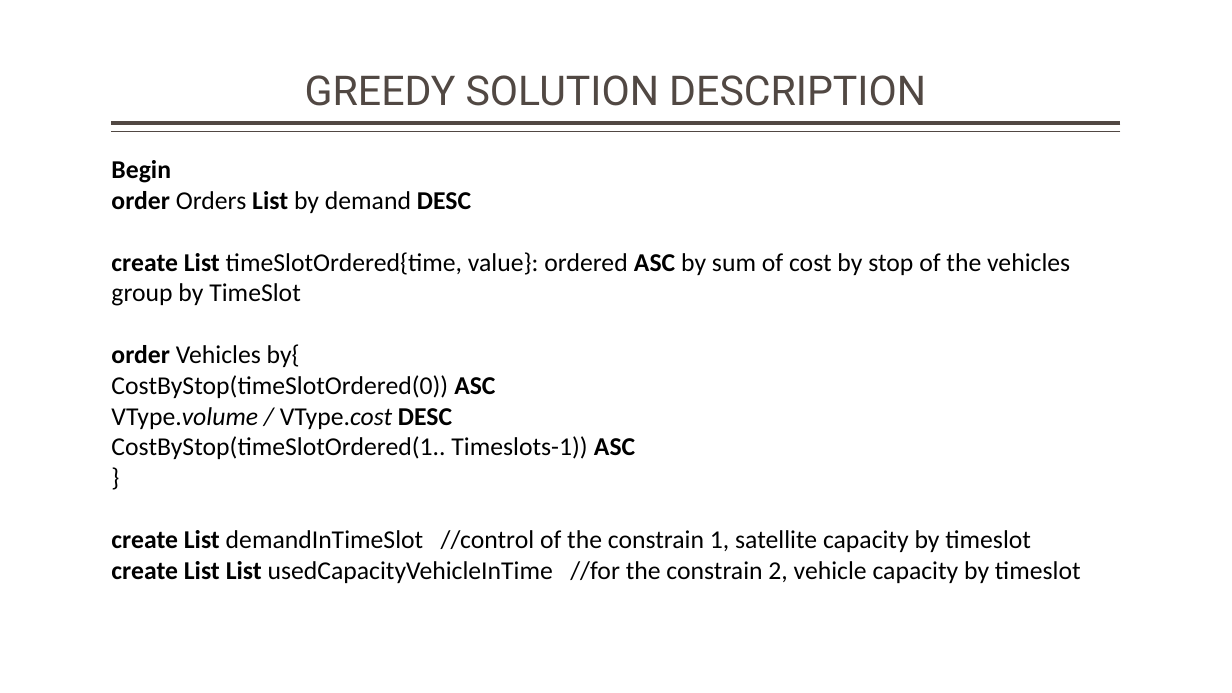
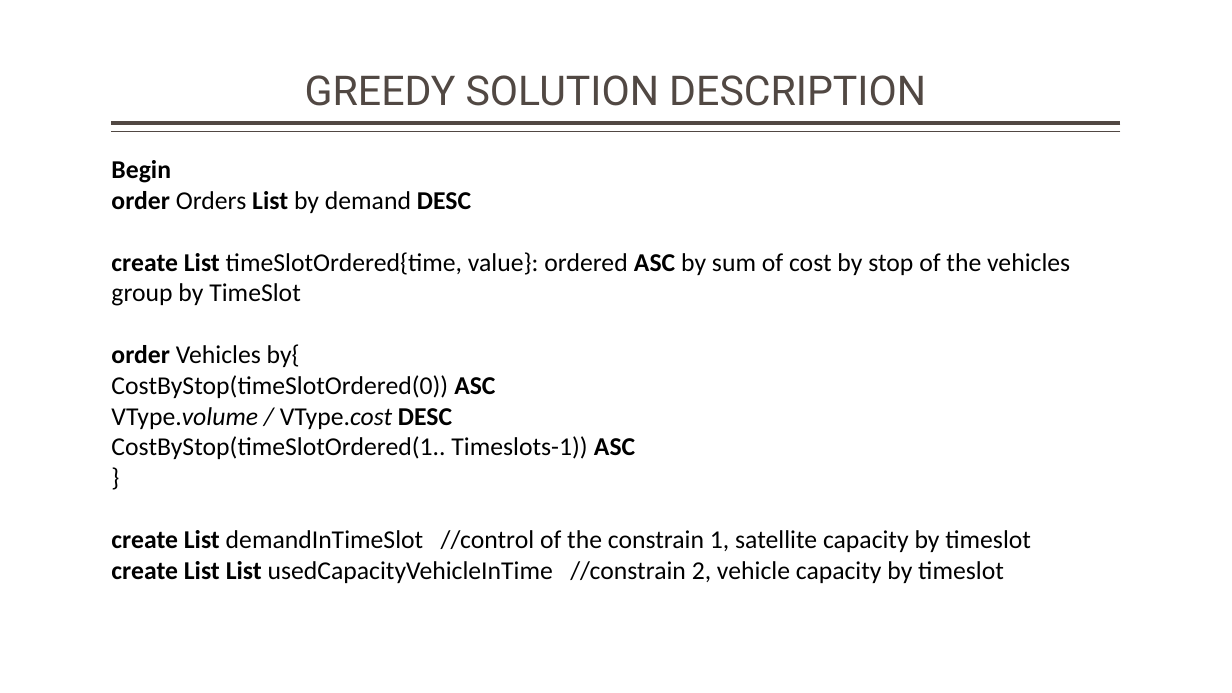
Before and after one commit to averanes/BinPackingProblem, a slide deck: slide 7 of bpdmo_greedy .pptx. Drawn at 1232x693 pixels with LibreOffice and Linux fonts; fonts in the diff are those of the drawing. Boxes give left, top, right and bottom in pixels: in the first picture for what was removed or moved away, otherwise in the second. Text is boxed around its words. In the diff, an @@ line names an element or a change of style, - is before the commit and + after.

Commit message:
updated PPT final

```diff
--- a/bpdmo_greedy .pptx
+++ b/bpdmo_greedy .pptx
@@ text at [111, 561, 1004, 583]: text changed @@
-create List List usedCapacityVehicleInTime //for the constrain 2, vehicle capacity by timeslot
+create List List usedCapacityVehicleInTime //constrain 2, vehicle capacity by timeslot
```
Also in this commit, not shown: 1 other slide changed.
